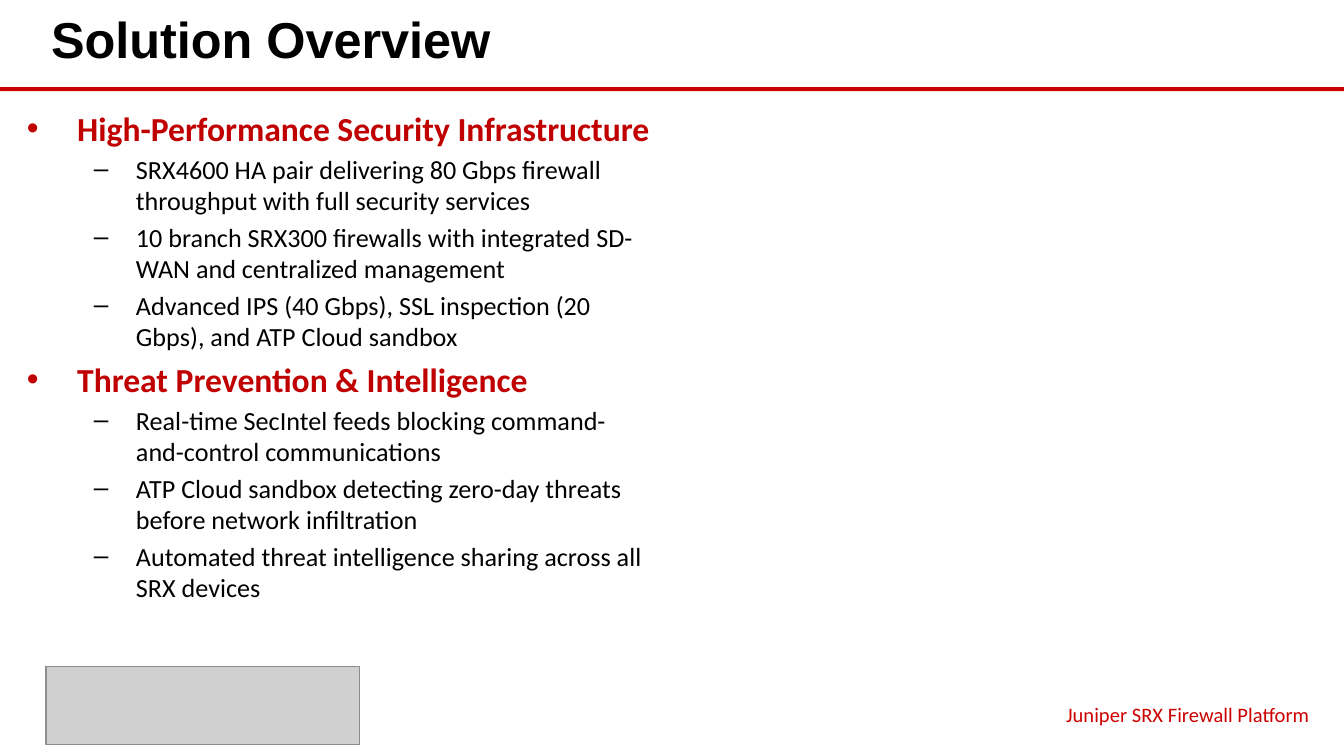
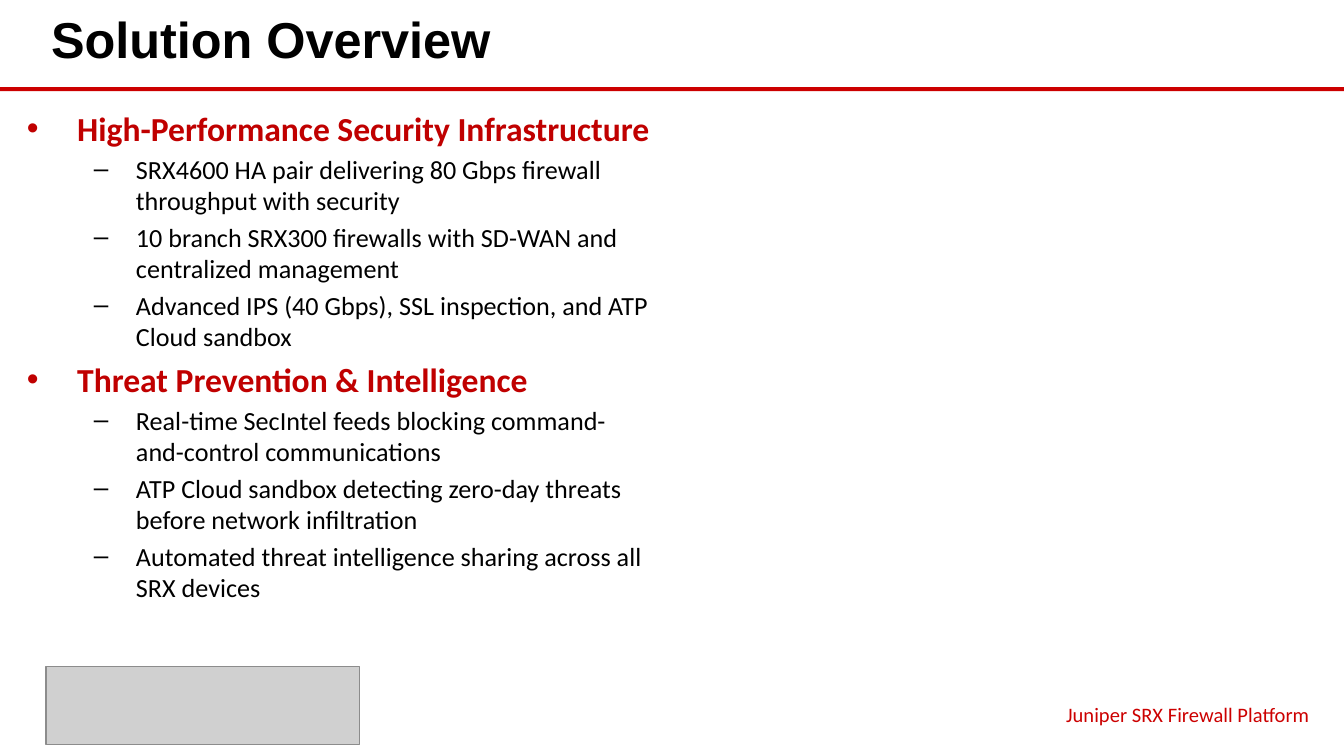
Before and after one commit to eoframework/solutions, a slide deck: slide 4 of solutions/juniper/cyber-security/srx-firewall-platform/presales/solution-briefing.pptx. Drawn at 1344x756 pixels with LibreOffice and Linux fonts; fonts in the diff are those of the drawing; grey boxes stand for pictures. Boxes give left, top, right and bottom in pixels: in the first picture for what was removed or moved away, otherwise in the second. Text is boxed around its words. In the diff, an @@ line names an element or a change of style, - is before the commit and + after.

```diff
--- a/solutions/juniper/cyber-security/srx-firewall-platform/presales/solution-briefing.pptx
+++ b/solutions/juniper/cyber-security/srx-firewall-platform/presales/solution-briefing.pptx
@@ text at bbox=[136, 161, 647, 346]: text changed @@
-  – SRX4600 HA pair delivering 80 Gbps firewall throughput with full security services
-  – 10 branch SRX300 firewalls with integrated SD-WAN and centralized management
-  – Advanced IPS (40 Gbps), SSL inspection (20 Gbps), and ATP Cloud sandbox
+  – SRX4600 HA pair delivering 80 Gbps firewall throughput with security
+  – 10 branch SRX300 firewalls with SD-WAN and centralized management
+  – Advanced IPS (40 Gbps), SSL inspection, and ATP Cloud sandbox
```
Also in this commit, not shown: 13 other files.
